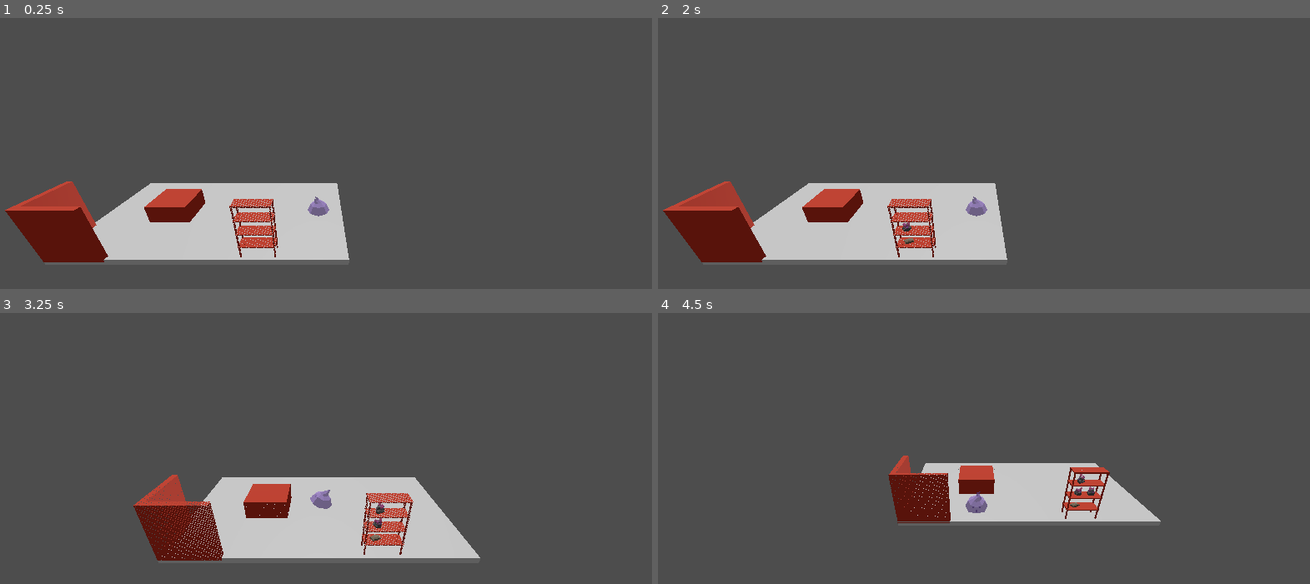
Above: before the commit, frames 1-4 (two rows, left to right).
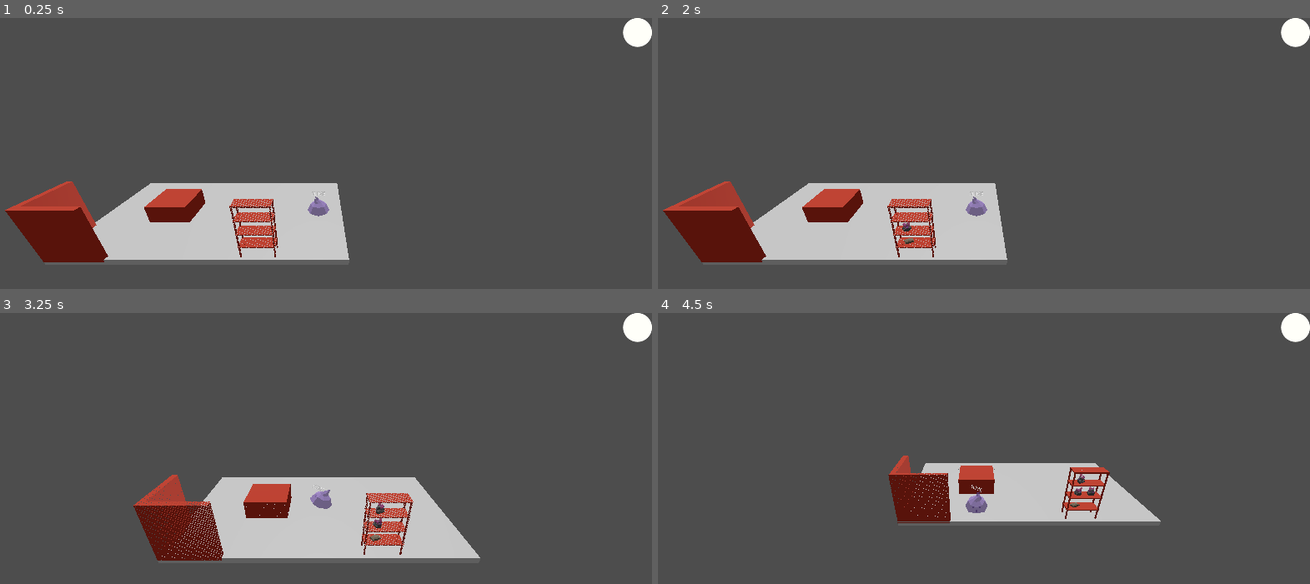
Above: after the commit, the same moments.

Repository: torbenvanassche/Warehousing
Game: Godot game, scene res://game_components/scenes/game.tscn
Two runs of this game, one before a commit and one after it. Both use one fixed random seed, a clock stepped at 60 frames per second and the inputs below.
Inputs (mouse positions are in pixels of both pictures, inside the frame that each line leads up to):
- Up to frame 1 (0.25 s): no input
- Up to frame 2 (2 s): click (1296, 31) at 0.5 s, where only the run after the commit has a clickable "0"; tap Enter at 1.25 s; move the mouse to (1120, 186) at 1.27 s; hold D (move_right) from 1.28 s (still down); right-click (1120, 186) at 1.35 s; click (1120, 186) at 1.42 s
- Up to frame 3 (3.25 s): release D (move_right) at 2 s; tap Space at 2 s; drag from (182, 518) to (286, 575) at 2.02 s; move the mouse to (384, 418) at 2.77 s; hold D (move_right) from 2.78 s (still down); tap Mouse wheel up (zoom_in) at 2.85 s; click (384, 418) at 2.92 s
- Up to frame 4 (4.5 s): release D (move_right) at 3.5 s; drag from (944, 575) to (775, 443) at 3.52 s; move the mouse to (1179, 556) at 4.27 s; hold A (move_left) from 4.28 s (still down); hold V from 4.28 s (still down); click (1179, 556) at 4.42 s

The runs differ from the first frame. In frame 1, 0.4% of the frame differs, in the area x 47-100%, y 0-66%; in frame 2, 0.4%; in frame 3, 0.4%; in frame 4, 0.4%, in the area x 48-100%, y 0-67%.
Error before the commit: Invalid assignment of property or key 'camera' with value of type 'Camera3D' on a base object of type 'Node3D (game_manager.gd)'. (res://game_mechanics/global_…

Commit message:
added styling and ui changed

Diff:
--- /dev/null
+++ b/StyleBoxes/inventory_slot_style_box.tres
@@ -0,0 +1,8 @@
+[gd_resource type="StyleBoxFlat" format=3 uid="uid://dyequs13mhyp3"]
+
+[resource]
+bg_color = Color(1, 1, 0.976471, 1)
+corner_radius_top_left = 100
+corner_radius_top_right = 100
+corner_radius_bottom_right = 100
+corner_radius_bottom_left = 100
--- a/game_components/scenes/game.tscn
+++ b/game_components/scenes/game.tscn
@@ -1,6 +1,7 @@
-[gd_scene load_steps=11 format=3 uid="uid://r0h5w7xxcrjs"]
+[gd_scene load_steps=13 format=3 uid="uid://r0h5w7xxcrjs"]
 
 [ext_resource type="PackedScene" uid="uid://dihub6auclug1" path="res://game_components/scenes/post_office.tscn" id="1_2akv6"]
+[ext_resource type="PackedScene" uid="uid://c7yilcr2wlb5d" path="res://game_mechanics/user_interface/speech_bubble.tscn" id="4_0q6qv"]
 [ext_resource type="PackedScene" uid="uid://bwrcc2gxqnosv" path="res://game_components/prefabs/Player.tscn" id="4_d5x6q"]
 [ext_resource type="PackedScene" uid="uid://cuqpjlp4i7pkb" path="res://game_components/prefabs/camera.tscn" id="5_gew37"]
 [ext_resource type="PackedScene" uid="uid://dkn4nxkpwita" path="res://game_components/prefabs/packing_table.tscn" id="5_njmnk"]
@@ -9,6 +10,7 @@
 [ext_resource type="PackedScene" uid="uid://d3yaswkd55sxm" path="res://game_components/prefabs/item_generator.tscn" id="8_7v7yb"]
 [ext_resource type="PackedScene" uid="uid://cxaslsxaxq6fb" path="res://imported_assets/prototyping/SM_Primitive_Corner_01.glb" id="9_1ix62"]
 [ext_resource type="Material" uid="uid://bflflhkp2jdb3" path="res://materials/prototyping/interactable.tres" id="10_e2sgc"]
+[ext_resource type="PackedScene" uid="uid://g8cyqkretffu" path="res://game_mechanics/user_interface/windows/inventory_hud.tscn" id="10_kr632"]
 
 [sub_resource type="Environment" id="Environment_jjkjc"]
 tonemap_mode = 1
@@ -33,6 +35,9 @@
 transform = Transform3D(-0.65, 0, -9.81473e-08, 0, 0.65, 0, 9.81473e-08, 0, -0.65, 0, 0.160077, 0)
 target = NodePath("../Player")
 
+[node name="SpeechBubble2" parent="PlayerRoot" instance=ExtResource("4_0q6qv")]
+transform = Transform3D(-0.65, 0, -9.81473e-08, 0, 0.65, 0, 9.81473e-08, 0, -0.65, 0, 0.452026, 0)
+
 [node name="Node3D" parent="." instance=ExtResource("5_njmnk")]
 transform = Transform3D(1, 0, 0, 0, 1, 0, 0, 0, 1, 3, 0, 0)
 
@@ -54,4 +59,8 @@
 [node name="SM_Primitive_Cube_01" parent="SM_Primitive_Corner_01" index="0"]
 surface_material_override/0 = ExtResource("10_e2sgc")
 
+[node name="HUD" type="Node" parent="."]
+
+[node name="InventoryHud" parent="HUD" instance=ExtResource("10_kr632")]
+
 [editable path="SM_Primitive_Corner_01"]
--- a/game_mechanics/global_scripts/camera.gd
+++ b/game_mechanics/global_scripts/camera.gd
@@ -9,7 +9,7 @@
 var pitch_input: float = 0
 var twist_input: float = 0
 
-var mouse_position:Vector2
+var mouse_position:Vector2;
 
 func _ready():
 	%Camera3D.position.z = distance
--- a/game_mechanics/global_scripts/game_manager.gd
+++ b/game_mechanics/global_scripts/game_manager.gd
@@ -3,7 +3,7 @@
 @export var scenes: Array[Node]
 @export var initial_scene: Node
 @export var player: Player
-var camera: CameraController;
+var camera: Camera3D;
 
 signal scene_entered(scene: Node)
 signal scene_exited(scene: Node)
--- /dev/null
+++ b/game_mechanics/inventory/inventory_details.gd
@@ -0,0 +1,26 @@
+extends InventoryUI
+
+var window: DraggableControl;
+
+@onready var infoTitle: Label = $"../MarginContainer/VBoxContainer/Title";
+@onready var infoDetails: Label = $"../MarginContainer/VBoxContainer/Description";
+
+func add(dict: ItemSlot):
+	var item_ui = super(dict)
+	item_ui.mouse_entered.connect(set_info_content.bind(item_ui))
+	item_ui.mouse_exited.connect(set_info_content)
+
+func on_enable(_options: Dictionary = {}):
+	super(_options)
+	window.change_title.emit("Inventory");
+
+func set_info_content(slot: ItemSlotUI = null):
+	if selected_slot:
+		slot = selected_slot;
+
+	if slot && slot.slot_data && slot.slot_data.item != {}:
+		infoTitle.text = slot.slot_data.item.name;
+		infoDetails.text = slot.slot_data.item.description;
+	else:
+		infoTitle.text = "";
+		infoDetails.text = "";
--- a/game_mechanics/inventory/user_interface/scripts/inventory_ui.gd
+++ b/game_mechanics/inventory/user_interface/scripts/inventory_ui.gd
@@ -8,16 +8,13 @@
 
 var selected_slot: ItemSlotUI;
 var controller: Inventory;
-var window: DraggableControl;
 var btn_grp: ButtonGroup = ButtonGroup.new()
 
 @export var show_locked: bool = false;
 
-@onready var infoTitle: Label = $"../MarginContainer/VBoxContainer/Title";
-@onready var infoDetails: Label = $"../MarginContainer/VBoxContainer/Description";
-
 func _ready():
 	resized.connect(_control_size)
+	on_enable();
 
 func _control_size():
 	for e: Control in get_children():
@@ -30,7 +27,6 @@
 		printerr("the item's UI is undefined")
 		return;
 	set_controller(Manager.player.inventory);
-	window.change_title.emit("Inventory");
 	btn_grp.allow_unpress = true;
 
 func set_controller(con: Inventory):
@@ -47,14 +43,13 @@
 	for d in data:
 		add(d)
 
-func add(dict: ItemSlot):
+func add(dict: ItemSlot) -> ItemSlotUI:
 	var item_ui = item_ui_packed.instantiate() as ItemSlotUI;
 	item_ui.set_script(item_slot_script)
 	add_child(item_ui);
 	elements.append(item_ui);
+	item_ui.show_amount = false;
 
-	item_ui.mouse_entered.connect(set_info_content.bind(item_ui))
-	item_ui.mouse_exited.connect(set_info_content)
 	item_ui.button_up.connect(_set_selected.bind(item_ui))
 	item_ui.on_drag_end.connect(func(_drag_end_slot): selected_slot = null);
 	item_ui.button_group = btn_grp;
@@ -64,17 +59,7 @@
 	else:
 		item_ui.visible = dict.is_available;
 	item_ui.set_reference(dict);
-
-func set_info_content(slot: ItemSlotUI = null):
-	if selected_slot:
-		slot = selected_slot;
-
-	if slot && slot.slot_data && slot.slot_data.item != {}:
-		infoTitle.text = slot.slot_data.item.name;
-		infoDetails.text = slot.slot_data.item.description;
-	else:
-		infoTitle.text = "";
-		infoDetails.text = "";
+	return item_ui
 
 func _set_selected(slot: ItemSlotUI):
 	if selected_slot != slot && selected_slot:
--- a/game_mechanics/inventory/user_interface/scripts/item_slot_ui.gd
+++ b/game_mechanics/inventory/user_interface/scripts/item_slot_ui.gd
@@ -8,6 +8,11 @@
 @export var default_color = Color(Color.WHITE)
 @export var dragging_color = Color(Color.WHITE, 0.3);
 
+@export var show_amount: bool = true:
+	set(value):
+		counter.visible = value;
+		show_amount = value;
+
 var is_setup_done: bool = false;
 
 func _ready():
@@ -15,11 +20,6 @@
 		textureRect = $MarginContainer/ItemSprite;
 		counter = $Count;
 		is_setup_done = true;
-
-@export var show_amount: bool = true:
-	set(value):
-		counter.visible = value;
-		show_amount = value;
 
 func as_blank():
 	textureRect.modulate = dragging_color;
--- a/game_mechanics/inventory/user_interface/slot_ui.tscn
+++ b/game_mechanics/inventory/user_interface/slot_ui.tscn
@@ -1,7 +1,15 @@
-[gd_scene load_steps=4 format=3 uid="uid://c5ocjw6joaemy"]
+[gd_scene load_steps=6 format=3 uid="uid://c5ocjw6joaemy"]
 
+[ext_resource type="StyleBox" uid="uid://dyequs13mhyp3" path="res://StyleBoxes/inventory_slot_style_box.tres" id="1_f67vh"]
 [ext_resource type="Script" path="res://game_mechanics/inventory/user_interface/scripts/item_slot_ui.gd" id="2_rfq8a"]
 [ext_resource type="FontFile" uid="uid://b4py5c2f05v57" path="res://fonts/Kenney Future Narrow.ttf" id="4_lo1q7"]
+
+[sub_resource type="Theme" id="Theme_ceefl"]
+Button/styles/disabled = ExtResource("1_f67vh")
+Button/styles/focus = ExtResource("1_f67vh")
+Button/styles/hover = ExtResource("1_f67vh")
+Button/styles/normal = ExtResource("1_f67vh")
+Button/styles/pressed = ExtResource("1_f67vh")
 
 [sub_resource type="LabelSettings" id="LabelSettings_aoki5"]
 font = ExtResource("4_lo1q7")
@@ -9,7 +17,7 @@
 font_color = Color(0, 0, 0, 1)
 
 [node name="Item" type="Button"]
-custom_minimum_size = Vector2(50, 50)
+custom_minimum_size = Vector2(100, 100)
 anchors_preset = 4
 anchor_top = 0.5
 anchor_bottom = 0.5
@@ -18,6 +26,8 @@
 offset_bottom = -490.0
 grow_vertical = 2
 focus_mode = 0
+theme = SubResource("Theme_ceefl")
+theme_type_variation = &"FlatButton"
 toggle_mode = true
 alignment = 2
 script = ExtResource("2_rfq8a")
--- /dev/null
+++ b/game_mechanics/user_interface/scripts/billboard_to_camera.gd
@@ -0,0 +1,4 @@
+extends Node3D
+
+func _process(_delta):
+	look_at(-Manager.camera.global_transform.origin, Vector3.UP)
--- /dev/null
+++ b/game_mechanics/user_interface/speech_bubble.tscn
@@ -0,0 +1,46 @@
+[gd_scene load_steps=6 format=3 uid="uid://c7yilcr2wlb5d"]
+
+[ext_resource type="Script" path="res://game_mechanics/user_interface/scripts/billboard_to_camera.gd" id="1_3yp8s"]
+
+[sub_resource type="ViewportTexture" id="ViewportTexture_sjpud"]
+viewport_path = NodePath("SubViewport")
+
+[sub_resource type="StandardMaterial3D" id="StandardMaterial3D_fvult"]
+resource_local_to_scene = true
+transparency = 1
+shading_mode = 0
+albedo_texture = SubResource("ViewportTexture_sjpud")
+
+[sub_resource type="QuadMesh" id="QuadMesh_waqkx"]
+
+[sub_resource type="LabelSettings" id="LabelSettings_cm5cd"]
+font_size = 40
+
+[node name="SpeechBubble" type="Node3D"]
+script = ExtResource("1_3yp8s")
+
+[node name="MeshInstance3D" type="MeshInstance3D" parent="."]
+material_override = SubResource("StandardMaterial3D_fvult")
+mesh = SubResource("QuadMesh_waqkx")
+
+[node name="SubViewport" type="SubViewport" parent="."]
+transparent_bg = true
+size = Vector2i(256, 256)
+
+[node name="Label" type="Label" parent="SubViewport"]
+anchors_preset = 8
+anchor_left = 0.5
+anchor_top = 0.5
+anchor_right = 0.5
+anchor_bottom = 0.5
+offset_left = -23.5
+offset_top = -11.5
+offset_right = 23.5
+offset_bottom = 11.5
+grow_horizontal = 2
+grow_vertical = 2
+size_flags_horizontal = 4
+text = "SLIME"
+label_settings = SubResource("LabelSettings_cm5cd")
+horizontal_alignment = 1
+vertical_alignment = 1
--- /dev/null
+++ b/game_mechanics/user_interface/windows/inventory_hud.tscn
@@ -0,0 +1,23 @@
+[gd_scene load_steps=3 format=3 uid="uid://g8cyqkretffu"]
+
+[ext_resource type="Script" path="res://game_mechanics/inventory/user_interface/scripts/inventory_ui.gd" id="1_jc34r"]
+[ext_resource type="Script" path="res://game_mechanics/user_interface/window_components/scripts/item_slot_ui_inventory.gd" id="2_yluj1"]
+
+[node name="InventoryHud" type="Control"]
+layout_mode = 3
+anchors_preset = 1
+anchor_left = 1.0
+anchor_right = 1.0
+grow_horizontal = 0
+
+[node name="GridContainer" type="GridContainer" parent="."]
+layout_mode = 1
+anchors_preset = 1
+anchor_left = 1.0
+anchor_right = 1.0
+offset_left = -40.0
+offset_bottom = 40.0
+grow_horizontal = 0
+columns = 2
+script = ExtResource("1_jc34r")
+item_slot_script = ExtResource("2_yluj1")
Not shown: 2 places in game_mechanics/user_interface/windows/inventory_window.tscn that only renumber resources
